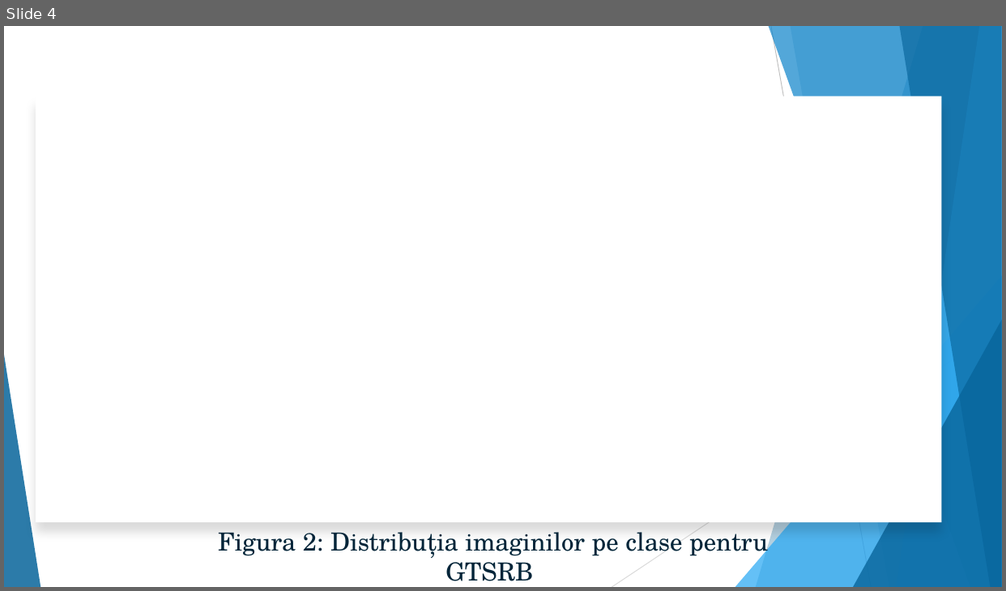
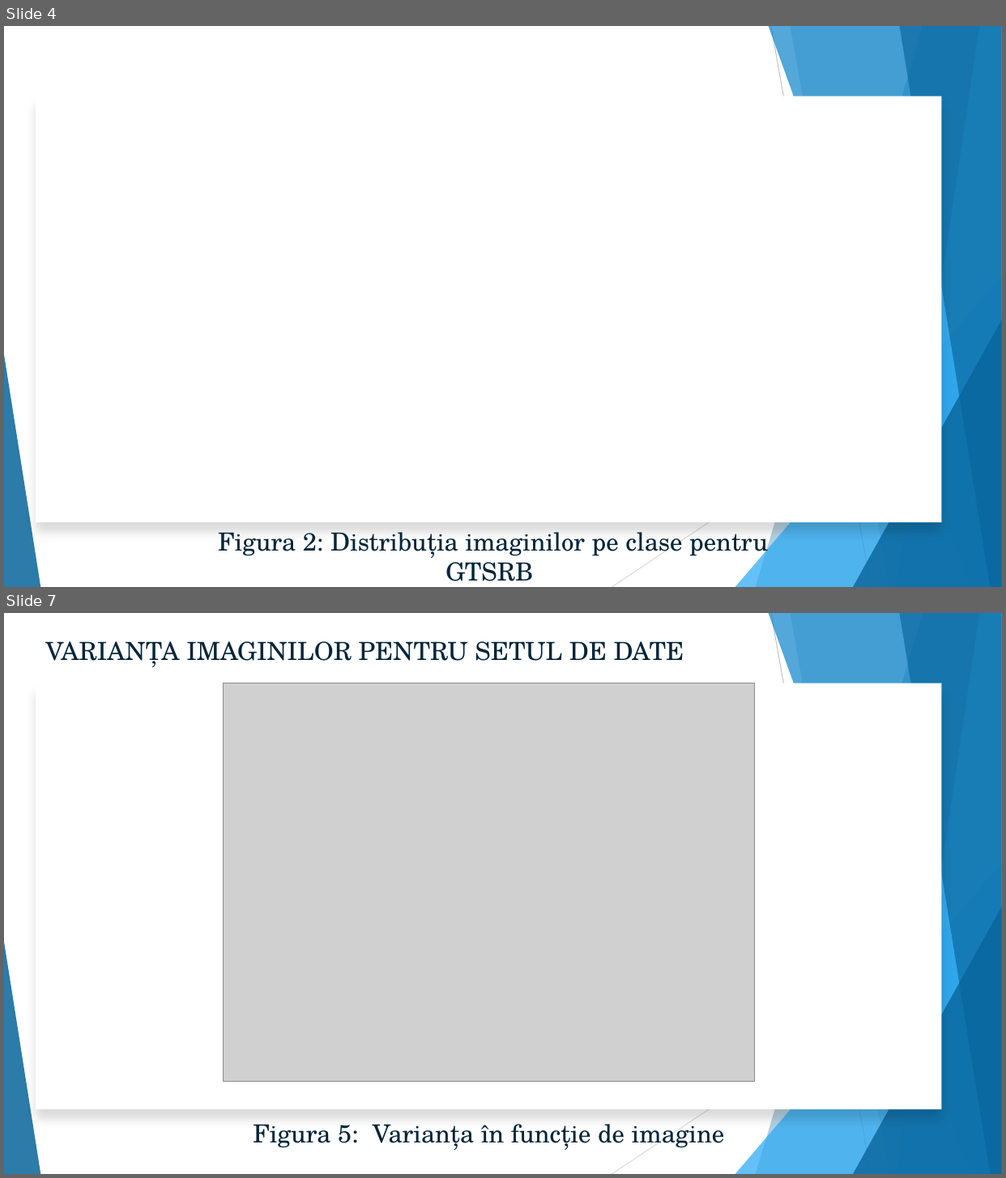
Before and after one commit to EnricoGaraiman/cppsms, a slide deck: article/GARAIMAN_ENRICO_&_MARIN_ALEXANDRA.pptx. Shown one above the other, each under a label of ours: slide 4 before the commit, slides 4 and 7 after it; the slides between them are not shown. The pictures are 1006x591 and 1006x1178 pixels, drawn with LibreOffice and Linux fonts; fonts in the diff are those of the drawing; grey boxes stand for pictures; background and template pictures are left out. Boxes give left, top, right and bottom in pixels: in the first picture for what was removed or moved away, otherwise in the second. Text is boxed around its words. In the diff, an @@ line names an element or a change of style, - is before the commit and + after.

```diff
--- a/article/GARAIMAN_ENRICO_&_MARIN_ALEXANDRA.pptx
+++ b/article/GARAIMAN_ENRICO_&_MARIN_ALEXANDRA.pptx
@@ slide 7 added at (x1=4, y1=613, x2=1002, y2=1174), background #FFFFFF; not listed: 10 template elements that a slide beside it also shows @@
@@ text added at (x1=45, y1=641, x2=684, y2=667), 24 pt, text #032539 @@
+VARIANȚA IMAGINILOR PENTRU SETUL DE DATE
@@ rectangle added at (x1=36, y1=683, x2=941, y2=1110), fill #FFFFFF @@
@@ picture added at (x1=224, y1=683, x2=755, y2=1082) @@
@@ text added at (x1=253, y1=1118, x2=725, y2=1150), 24 pt, text #032539 @@
+Figura 5: Varianța în funcție de imagine
```
Also in this commit, not shown: 1 slide changed, 3 other slides added.
